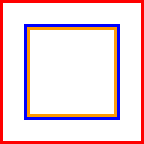
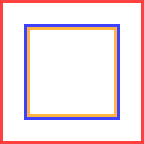
Two versions of the same layered image (144×144). Layer-by-layer changes:
added group "Borders" (75%) with 3 layers above "Layer" over 0, 0, 144, 144
moved "Round Boundary" into group "Borders" over 24, 24, 120, 120
moved "Square Boundary" into group "Borders" over 27, 27, 117, 117
moved "Icon Boundary" into group "Borders" over 0, 0, 144, 144
